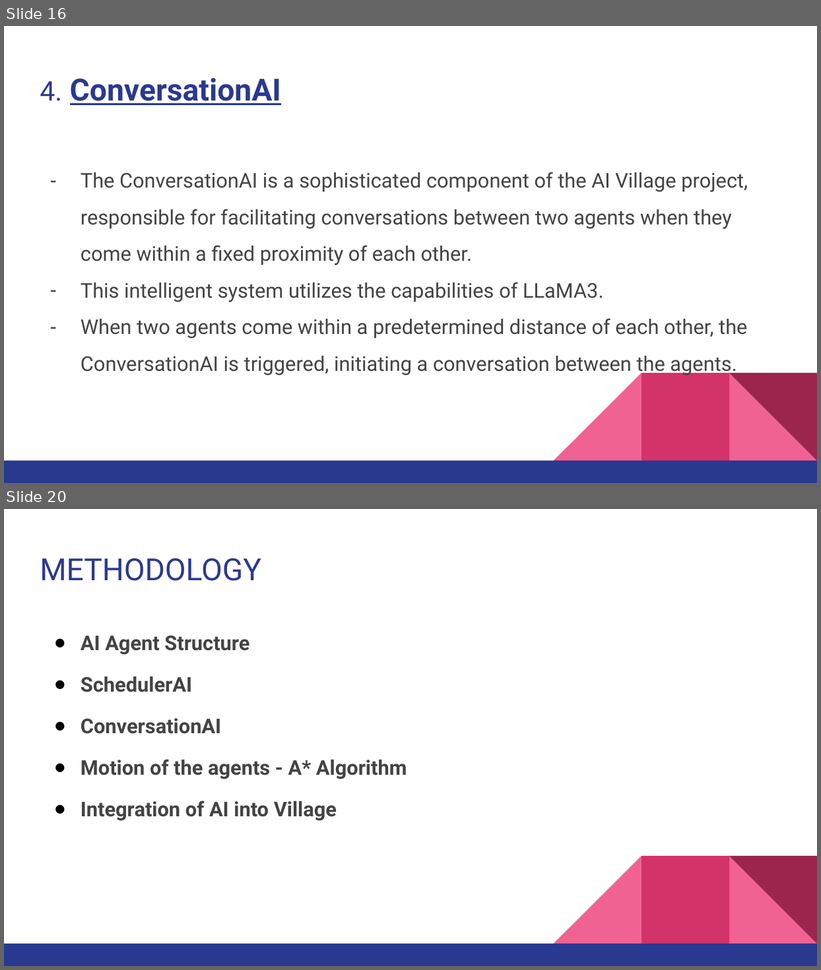
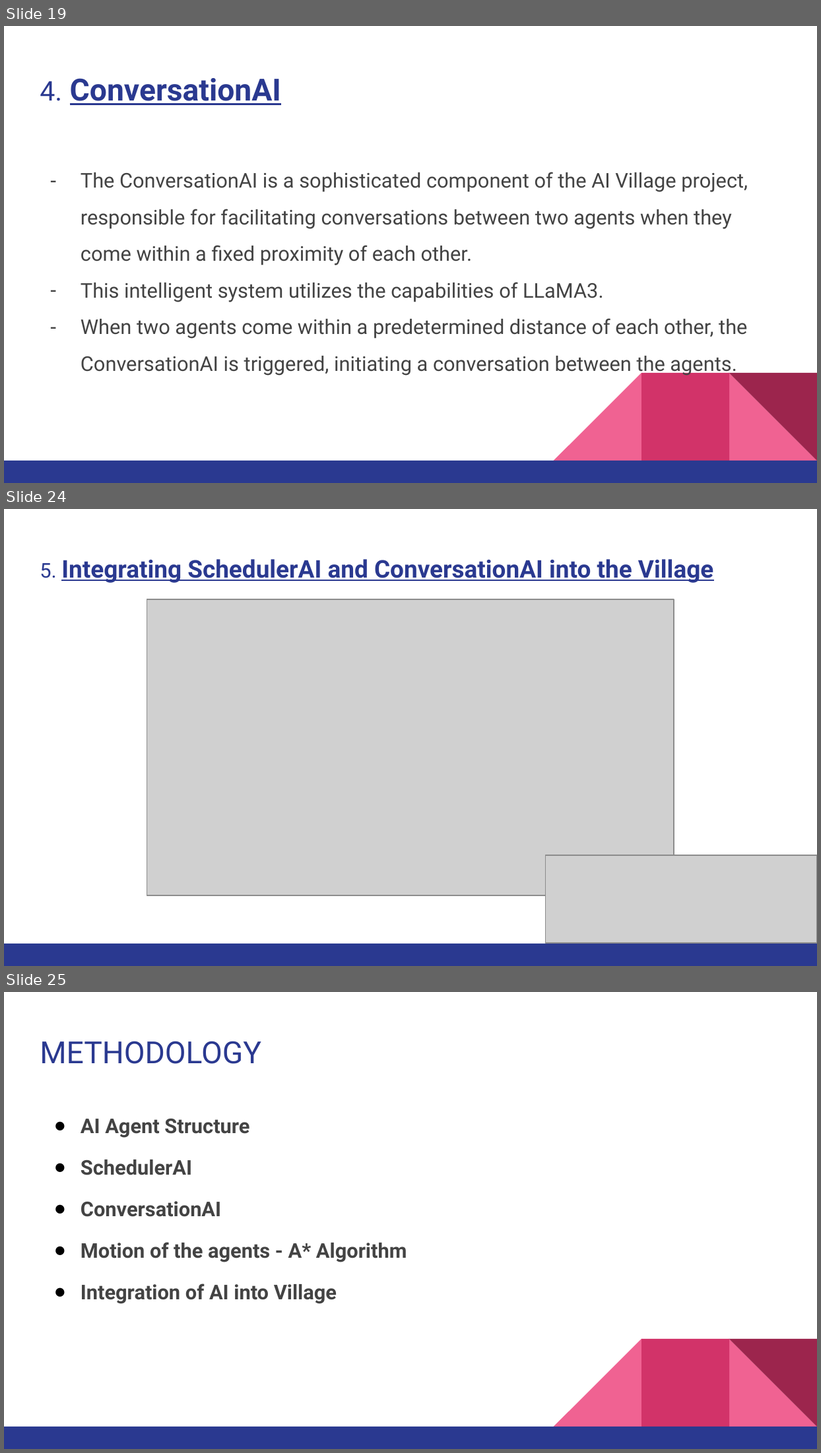
Before and after one commit to Arjun-G-Ravi/ai-village, a slide deck: Documentation/AI VILLAGE(3) (1).pptx. Shown one above the other, each under a label of ours: slides 16 and 20 before the commit, slides 19, 24 and 25 after it; the slides between them are not shown. The pictures are 821x970 and 821x1453 pixels, drawn with LibreOffice and Linux fonts; fonts in the diff are those of the drawing; grey boxes stand for pictures. Boxes give left, top, right and bottom in pixels: in the first picture for what was removed or moved away, otherwise in the second. Text is boxed around its words. In the diff, an @@ line names an element or a change of style, - is before the commit and + after.

```diff
--- a/Documentation/AI VILLAGE(3) (1).pptx
+++ b/Documentation/AI VILLAGE(3) (1).pptx
@@ slide 24 added at (4,509,817,966), background #FFFFFF; not listed: 5 template elements that a slide beside it also shows @@
@@ title added at (40,559,714,583), 21.6 pt, text #2A3990, bold, underline @@
+5. Integrating SchedulerAI and ConversationAI into the Village
@@ picture added at (147,599,674,896) @@
@@ picture added at (546,855,817,943) @@
@@ what was slide 16 is now slide 19 @@
@@ what was slide 20 is now slide 25 @@
```
Also in this commit, not shown: 5 slides changed, 6 other slides added.
